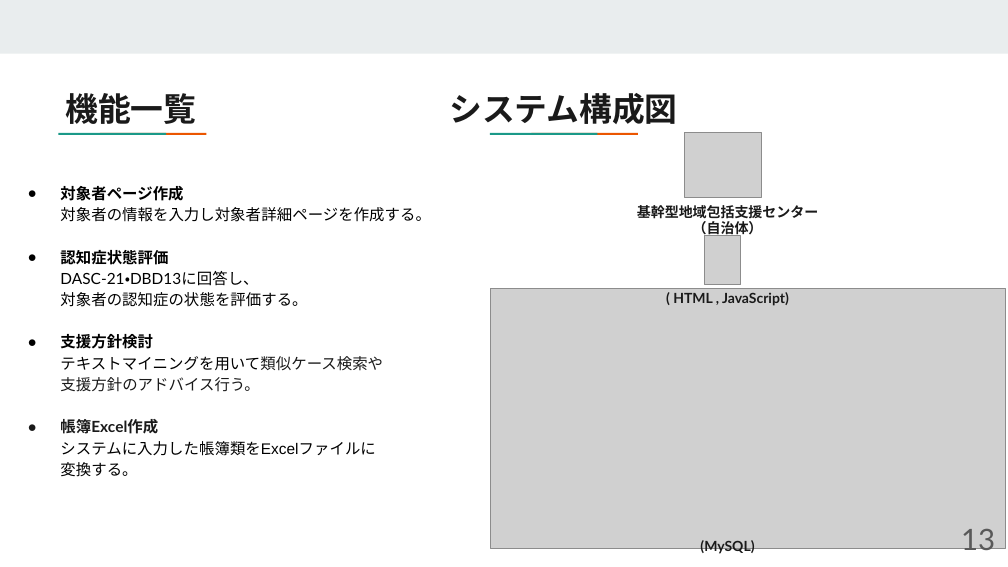
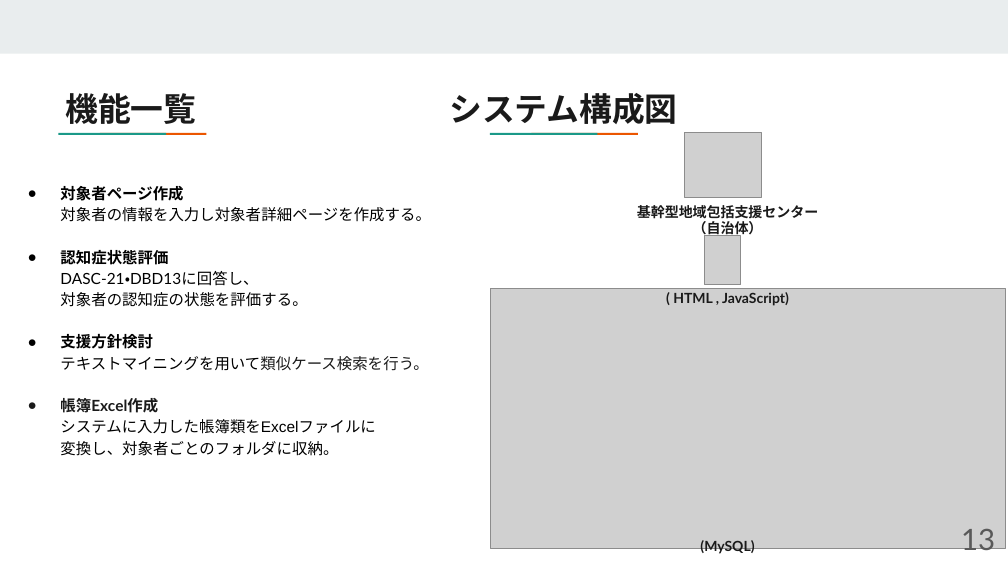
Before and after one commit to UMEZAWADAN/SD-5, a slide deck: slide 13 of SD-5.pptx (slide 16 before the commit). Drawn at 1008x567 pixels with LibreOffice and Linux fonts; fonts in the diff are those of the drawing; grey boxes stand for pictures. Boxes give left, top, right and bottom in pixels: in the first picture for what was removed or moved away, otherwise in the second. Text is boxed around its words. In the diff, an @@ line names an element or a change of style, - is before the commit and + after.

```diff
--- a/SD-5.pptx
+++ b/SD-5.pptx
@@ text at <box>60,356,428,371</box>: text changed; text colour #1A1A1A to #000000 @@
-テキストマイニングを用いて類似ケース検索や
-支援方針のアドバイス行う。
+テキストマイニングを用いて類似ケース検索を行う。
@@ text at <box>60,441,338,456</box>: text changed @@
-変換する。
+変換し、対象者ごとのフォルダに収納。
```
Also in this commit, not shown: 16 other slides changed, 10 slides added, 3 slides removed.
